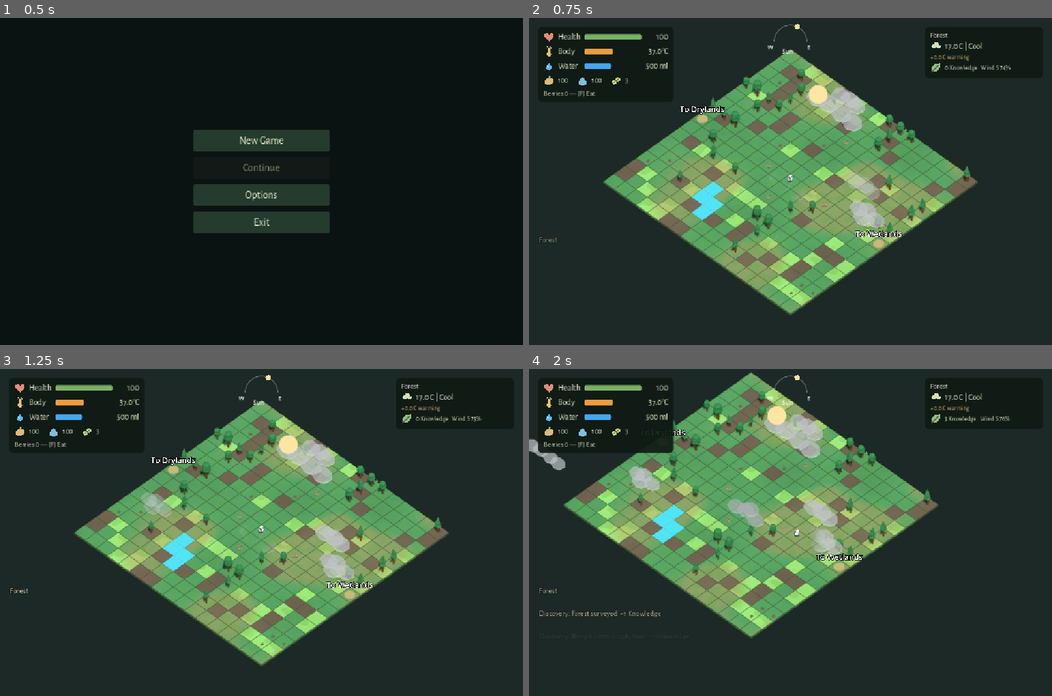
Above: before the commit, frames 1-4 (two rows, left to right).
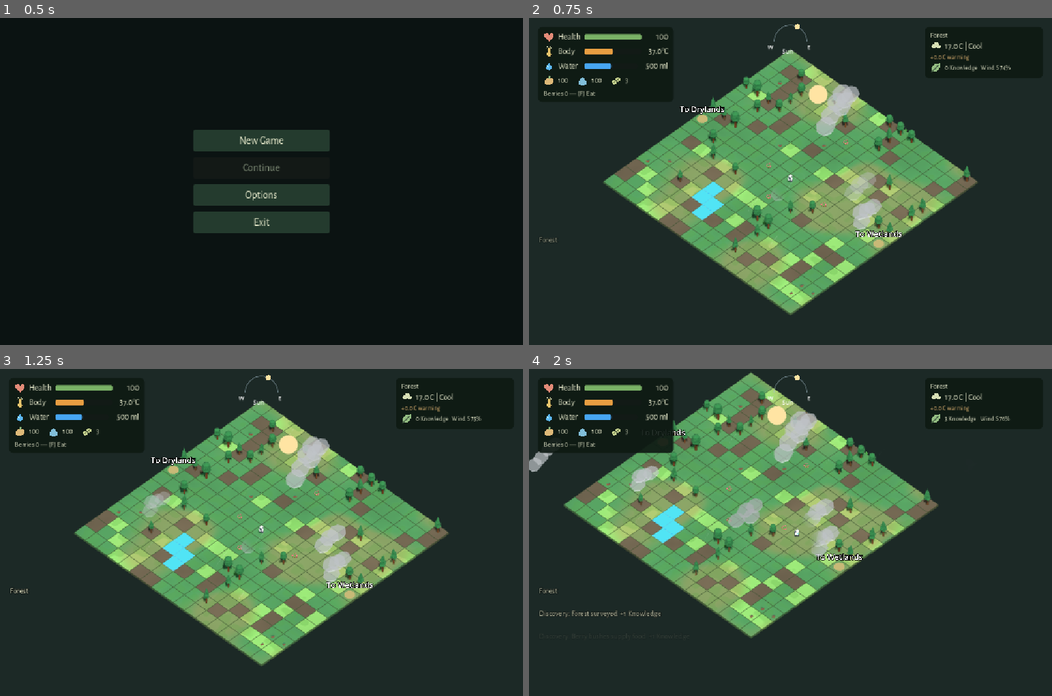
Above: after the commit, the same moments.

Repository: emir-masinovic/gameup-2026-nihilists
Game: Godot game, scene res://features/menus/main_menu.tscn
Same seed, same stepped clock (60 frames per second), same inputs: the game is played once before the commit and once after it.
Inputs (mouse positions are in pixels of both pictures, inside the frame that each line leads up to):
- Up to frame 1 (0.5 s): no input
- Up to frame 2 (0.75 s): click "New Game" at 0.5 s
- Up to frame 3 (1.25 s): no input
- Up to frame 4 (2 s): tap Enter (ui_accept) at 1.25 s; move the mouse to (905, 516) at 1.27 s; hold D (move_east) from 1.28 s (still down); hold F (eat) from 1.28 s (still down); click (905, 516) at 1.42 s; tap Space (chop_gather) at 1.52 s

Frame 1 is identical in both runs. In frame 2, 1.3% of the frame differs, in the area x 46-68%, y 20-65%; in frame 3, 1.6%; in frame 4, 2.2%, in the area x 0-60%, y 13-58%.

Commit message:
fix: align cloud shapes with wind drift

Diff:
--- a/features/levels/forest/ShaderClouds.gdshader
+++ b/features/levels/forest/ShaderClouds.gdshader
@@ -1,6 +1,7 @@
 shader_type spatial;
 render_mode unshaded,depth_prepass_alpha;
 uniform vec2 travel = vec2(0.0);
+uniform float cloud_heading = 0.0;
 uniform float extent = 23.0;
 uniform float altitude = 7.0;
 uniform float cloud_scale = 1.5;
@@ -21,6 +22,12 @@
  float gap = mix(1.0,smoothstep(4.0,8.0,distance(center,rainbow_position)),rainbow_clearance);
  visibility = smoothstep(INSTANCE_CUSTOM.r,INSTANCE_CUSTOM.r+1.0,coverage)*edge*gap;
  shade = INSTANCE_CUSTOM.a;
+ // Existing seeded custom.b provides stable +/-12-degree variety; no new RNG.
+ float angle = cloud_heading+(INSTANCE_CUSTOM.b*2.0-1.0)*0.20943951;
+ float c = cos(angle);
+ float s = sin(angle);
+ VERTEX.xz = vec2(c*VERTEX.x-s*VERTEX.z,s*VERTEX.x+c*VERTEX.z);
+ NORMAL.xz = vec2(c*NORMAL.x-s*NORMAL.z,s*NORMAL.x+c*NORMAL.z);
  VERTEX *= cloud_scale*INSTANCE_CUSTOM.g;
  VERTEX.xz += center-original;
  VERTEX.y += altitude+(INSTANCE_CUSTOM.b-0.5)*1.5;
--- a/features/levels/forest/VisualClouds.gd
+++ b/features/levels/forest/VisualClouds.gd
@@ -6,6 +6,8 @@
 var batches: Array[MultiMeshInstance3D] = []
 var wind_direction = Vector2.RIGHT
 var wind_strength = 0.0
+var heading = 0.0
+var _heading_initialized = false
 var weather = "clear"
 var player_position = Vector3.ZERO
 var travel = Vector2.ZERO
@@ -72,6 +74,9 @@
 func set_wind(state: Dictionary):
 	wind_direction = state.direction
 	wind_strength = state.strength
+	if not _heading_initialized and wind_direction.length_squared() > 0.000001:
+		heading = wind_direction.angle()
+		_heading_initialized = true
 
 func _process(delta: float):
 	visible = value("enabled")
@@ -81,6 +86,10 @@
 		var size = viewport.get_visible_rect().size
 		material.set_shader_parameter("player_screen_uv",camera.unproject_position(player_position)/size)
 		material.set_shader_parameter("screen_aspect",size.x/maxf(size.y,1.0))
+	# Smooth shortest-arc yaw, without altering authoritative drift or placement.
+	if wind_direction.length_squared() > 0.000001:
+		heading = lerp_angle(heading,wind_direction.angle(),1.0-exp(-2.0*maxf(delta,0.0)))
+	material.set_shader_parameter("cloud_heading",heading)
 	travel += wind_direction*(0.18+0.55*wind_strength)*float(value("speed_multiplier"))*delta
 	var density = float(value("rain_density")) if weather == "rain" else float(value("heat_density")) if weather == "heat" else 0.65 if weather == "cool" else float(value("clear_density"))
 	coverage = move_toward(coverage,clampf(float(value("count"))*density,0,CAPACITY),delta*2.0)
